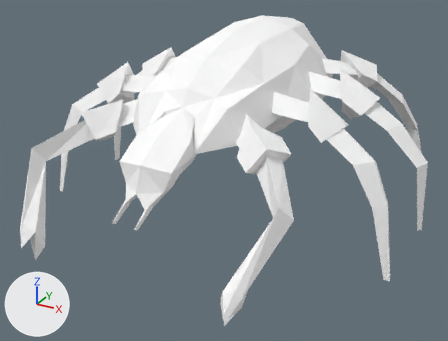
Two versions of the Blender file base/models/aliens/bloodspider/bloodspider.blend, one commit apart.
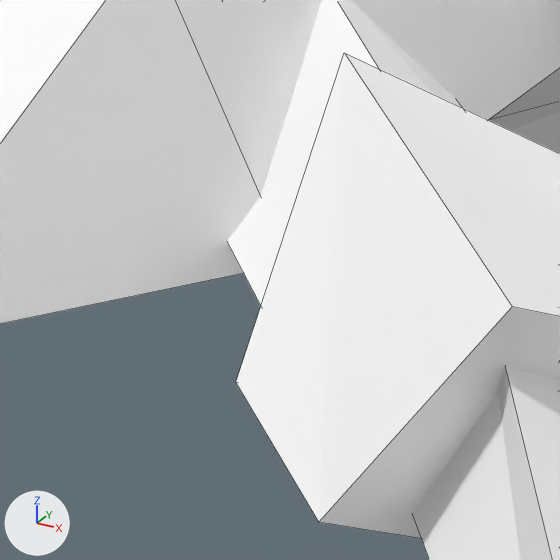
The first picture shows the older version from a camera (50 mm lens) standing at (0.76, -1.446, 0.823) and looking at (0.018, -0.097, 0.148). The close-ups show both versions on the part from 47% to 61% of the width and 34% to 52% of the height of that picture. The axes (+X, +Y, +Z) are drawn at lower left. The lights are the same throughout. The close-ups show mesh edges as thin lines.

The older version as bpy lines, for what is in view:
```python
me_bloodspider = bpy.data.meshes.new('bloodspider')
me_bloodspider.from_pydata(...)  # 172 vertices, 143 faces; spans x 0.0..0.517, y -0.522..-0.003, z -0.559..0.459
me_bloodspider.materials.append(mat_material_002)  # white #ffffff
ob_bloodspider = bpy.data.objects.new('bloodspider', me_bloodspider)
ob_bloodspider.location = (0.0, 0.0, 0.0)
ob_bloodspider.rotation_euler = (-1.571, 0.0, 0.0)  # degrees (-90, 0, 0)
_m = ob_bloodspider.modifiers.new('Mirror', 'MIRROR')
_m.use_clip = True
```
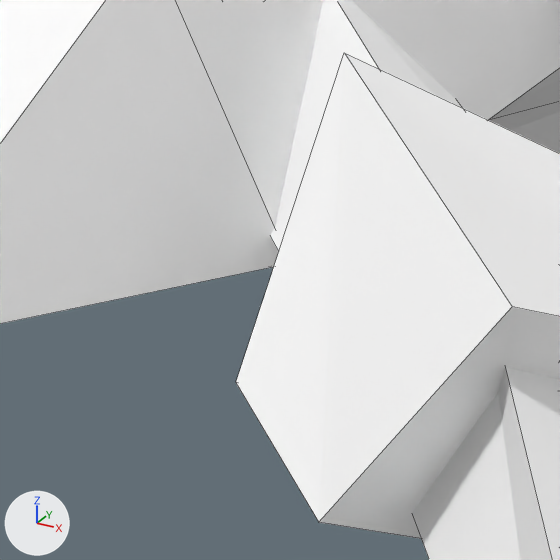
The change, as a list of edits to the scene's bpy script:
```text
Change me_bloodspider:
    where me_bloodspider.from_pydata(...)  # 172 vertices, 143 faces; spans x 0.0..0.517, y -0.522..-0.003, z -0.559..0.459
    used by ob_bloodspider; location = (0.0, 0.0, 0.0); rotation_euler = (-1.571, 0.0, 0.0), in degrees (-90, 0, 0)
    me_bloodspider part 1
    me_bloodspider.vertices[158].co: (0.098, -0.329, -0.226) -> (0.101, -0.331, -0.213)
    me_bloodspider.vertices[160].co: (0.182, -0.297, -0.307) -> (0.186, -0.299, -0.294)
```

Boxes [x1, y1, x2, y2] around the edits, measured in the close-ups (560 x 560 px; the box of a moved part takes in the faces that stretch with it):
part 1 of me_bloodspider, moved or reshaped
    before: [227, 0, 379, 305]
    after: [270, 0, 379, 252]
